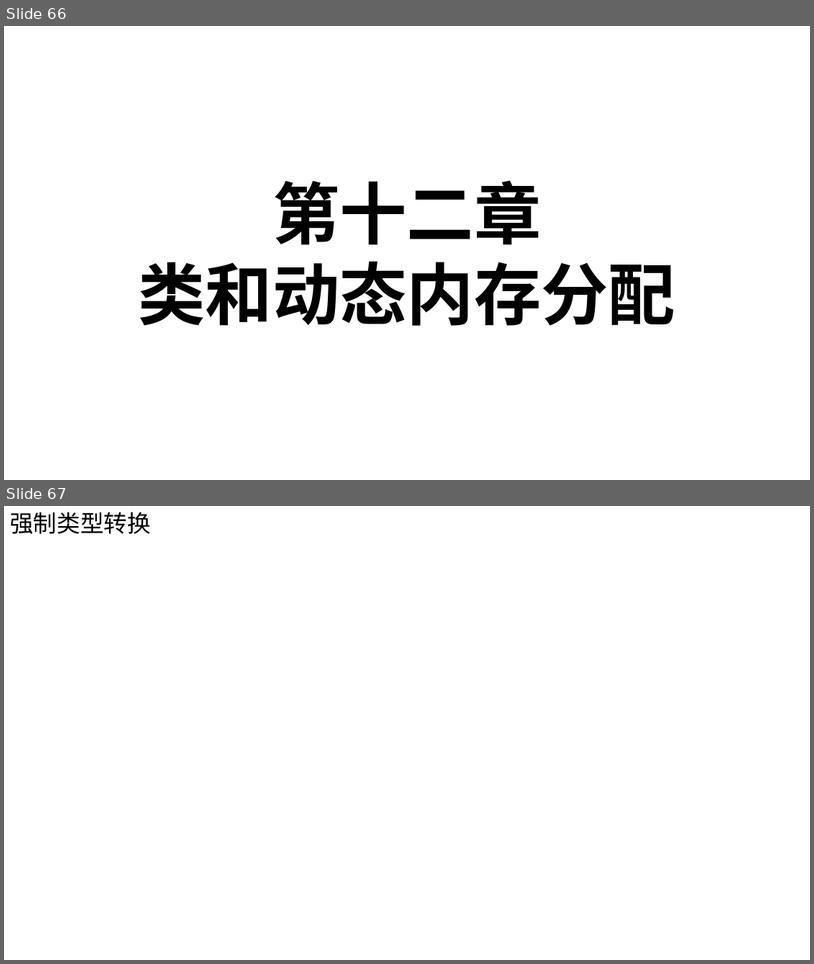
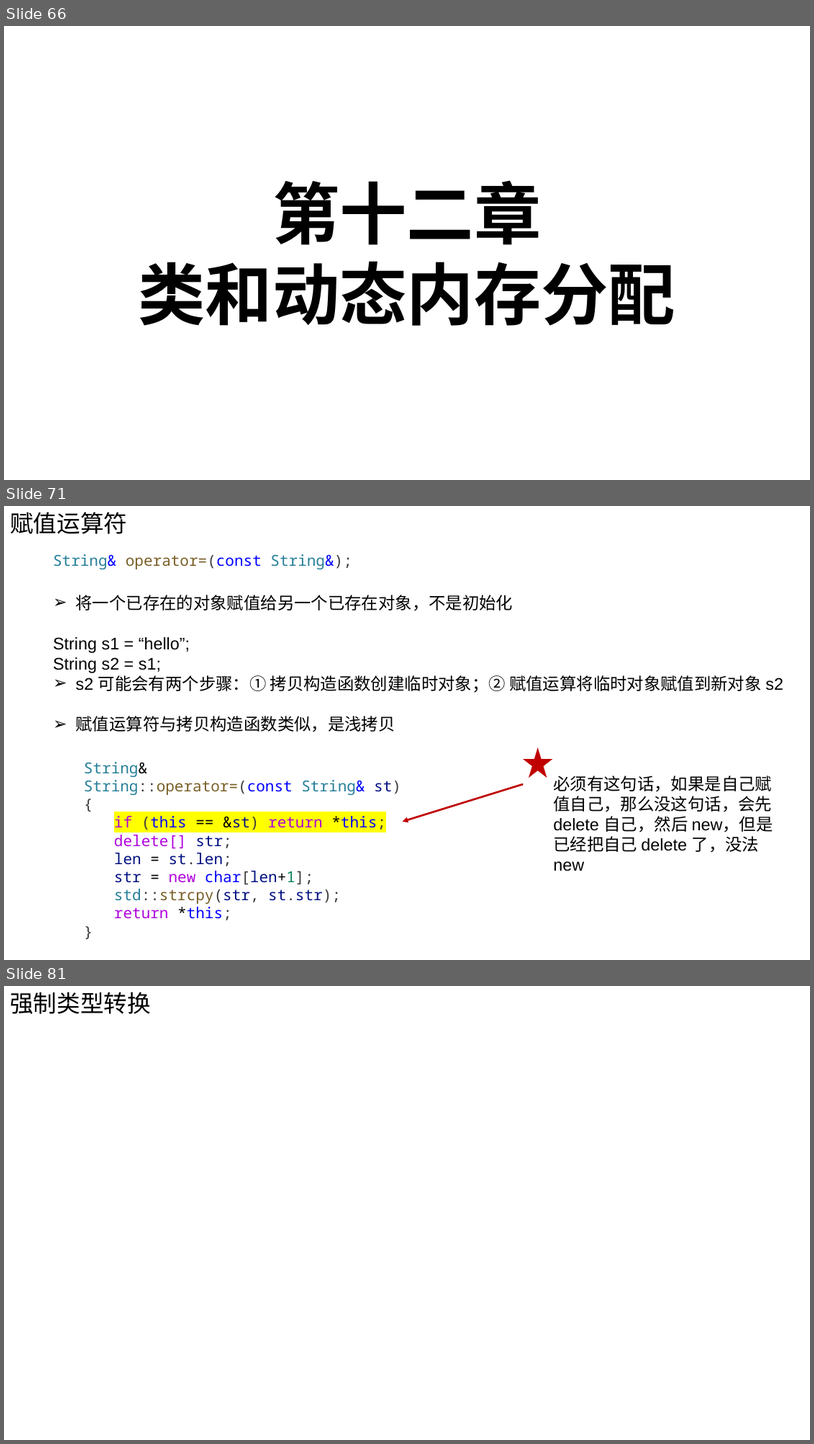
Before and after one commit to Chao200/CPP_Primer_Plus, a slide deck: C++ Primer Plus.pptx. Shown one above the other, each under a label of ours: slides 66 and 67 before the commit, slides 66, 71 and 81 after it; the slides between them are not shown. The pictures are 814x964 and 814x1444 pixels, drawn with LibreOffice and Linux fonts; fonts in the diff are those of the drawing. Boxes give left, top, right and bottom in pixels: in the first picture for what was removed or moved away, otherwise in the second. Text is boxed around its words. In the diff, an @@ line names an element or a change of style, - is before the commit and + after.

Commit message:
add Ch12 PPT

```diff
--- a/C++ Primer Plus.pptx
+++ b/C++ Primer Plus.pptx
@@ slide 71 added at box(4, 506, 810, 960), background #FFFFFF @@
@@ text added at box(10, 512, 127, 534), 28 pt, text #000000 @@
+赋值运算符
@@ text added at box(53, 554, 352, 569), 18 pt, text #267F99 @@
+String& operator=(const String&);
@@ text added at box(53, 595, 784, 732), 20 pt, text #000000 @@
+➢ 将一个已存在的对象赋值给另一个已存在对象，不是初始化
+String s1 = “hello”;
+String s2 = s1;
+➢ s2 可能会有两个步骤：① 拷贝构造函数创建临时对象；② 赋值运算将临时对象赋值到新对象 s2
+➢ 赋值运算符与拷贝构造函数类似，是浅拷贝
@@ text added at box(84, 762, 401, 920), 18 pt, text #001080 @@
+String&
+String::operator=(const String& st)
+{
+  if (this == &st) return *this;
+  delete[] str;
+  len = st.len;
+  str = new char[len+1];
+  std::strcpy(str, st.str);
+  return *this;
+}
@@ star added at box(524, 747, 553, 777), fill #C00000 @@
@@ arrow added from (524, 784) to (403, 821), #C00000 2.25 pt @@
@@ text added at box(553, 775, 774, 871), 20 pt, text #000000 @@
+必须有这句话，如果是自己赋值自己，那么没这句话，会先 delete 自己，然后 new，但是已经把自己 delete 了，没法 new
@@ what was slide 67 is now slide 81 @@
```
Also in this commit, not shown: 42 other slides added, 24 slides removed.
